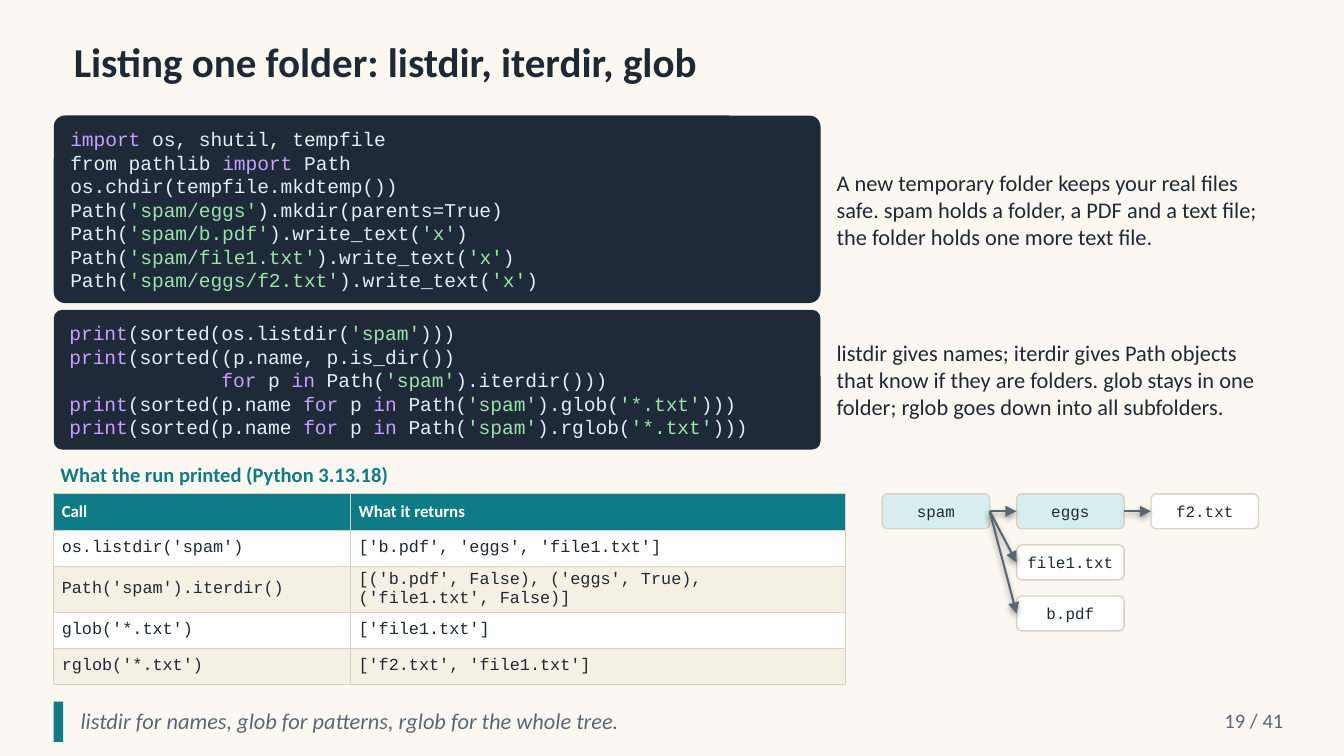
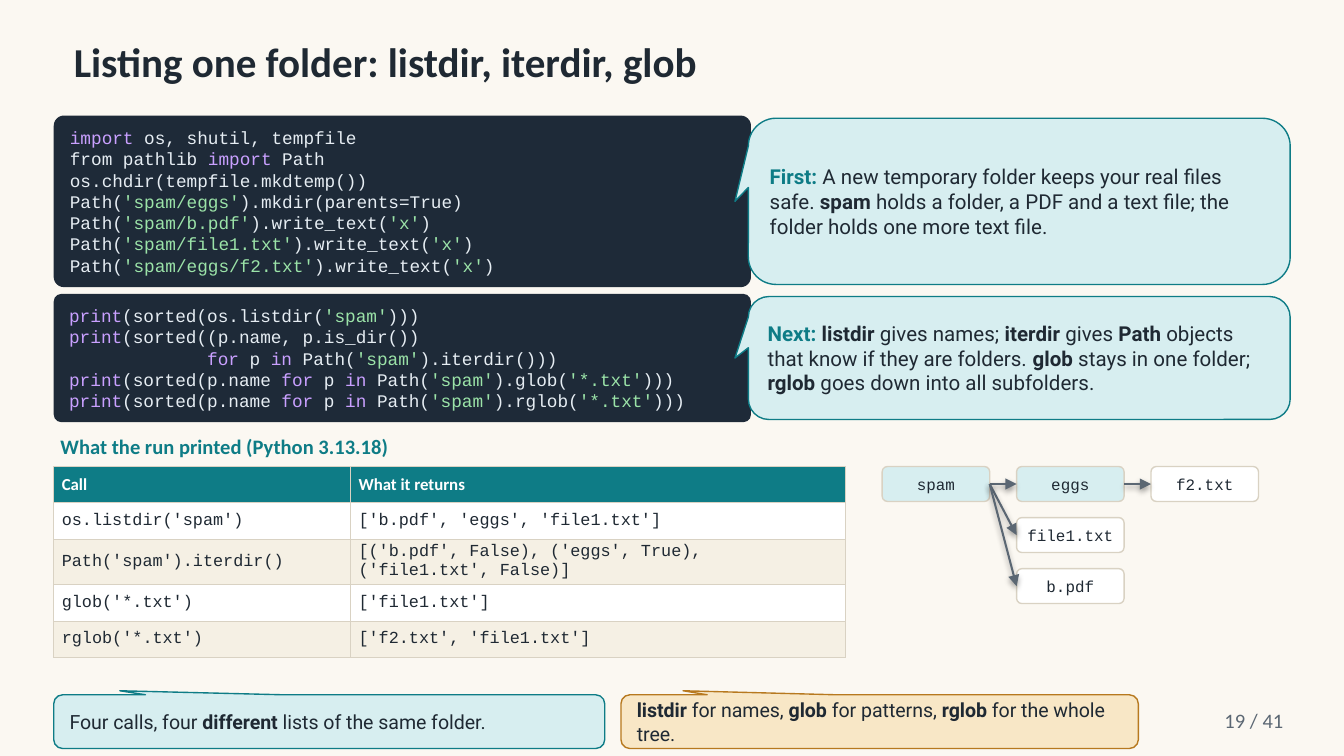
Before and after one commit to altunelyusuf/AdvancedProgrammingWithPython, a slide deck: slide 19 of 03-materials/ch11/SEN0414_Ch11_OrganizingFiles_3e_v3_0_0.pptx. Drawn at 1344x756 pixels with LibreOffice and Linux fonts; fonts in the diff are those of the drawing. Boxes give left, top, right and bottom in pixels: in the first picture for what was removed or moved away, otherwise in the second. Text is boxed around its words. In the diff, an @@ line names an element or a change of style, - is before the commit and + after.

```diff
--- a/03-materials/ch11/SEN0414_Ch11_OrganizingFiles_3e_v3_0_0.pptx
+++ b/03-materials/ch11/SEN0414_Ch11_OrganizingFiles_3e_v3_0_0.pptx
@@ rounded rectangle "import os, shutil, tempfile": place and size @@
-rounded rectangle "import os, shutil, tempfile" at <box>54,116,820,304</box>
+rounded rectangle "import os, shutil, tempfile" at <box>54,116,751,288</box>
@@ rounded rectangle "import os, shutil, tempfile" at <box>54,116,751,288</box>: size 10.5 to 9.5 pt @@
@@ rounded speech box "First: A new temporary folder ...": place and size @@
-rounded speech box "First: A new temporary folder ..." at <box>837,175,1256,245</box>
+rounded speech box "First: A new temporary folder ..." at <box>749,118,1290,285</box>
@@ rounded speech box "First: A new temporary folder ..." at <box>749,118,1290,285</box>: fill none to #D7EEF0; outline none to #0E7C86 0.75 pt @@
@@ text in rounded speech box at <box>770,168,1229,234</box>: text changed; size 12 to 11 pt; font Calibri to Roboto @@
-A new temporary folder keeps your real files safe. spam holds a folder, a PDF and a text file; the folder holds one more text file.
+First: A new temporary folder keeps your real files safe. spam holds a folder, a PDF and a text file; the folder holds one more text file.
@@ rounded rectangle "print(sorted(os.listdir('spam')))" at <box>54,294,751,422</box>: size 10.5 to 9.5 pt @@
@@ rounded rectangle "print(sorted(os.listdir('spam')))": place and size @@
-rounded rectangle "print(sorted(os.listdir('spam')))" at <box>54,310,820,450</box>
+rounded rectangle "print(sorted(os.listdir('spam')))" at <box>54,294,751,422</box>
@@ rounded speech box "Next: listdir gives names; iterdir ..." at <box>749,297,1290,419</box>: fill none to #D7EEF0; outline none to #0E7C86 0.75 pt @@
@@ rounded speech box "Next: listdir gives names; iterdir ...": place and size @@
-rounded speech box "Next: listdir gives names; iterdir ..." at <box>837,345,1254,419</box>
+rounded speech box "Next: listdir gives names; iterdir ..." at <box>749,297,1290,419</box>
@@ text in rounded speech box at <box>768,325,1251,395</box>: text changed; size 12 to 11 pt; font Calibri to Roboto @@
-listdir gives names; iterdir gives Path objects that know if they are folders. glob stays in one folder; rglob goes down into all subfolders.
+Next: listdir gives names; iterdir gives Path objects that know if they are folders. glob stays in one folder; rglob goes down into all subfolders.
@@ 5 rounded rectangles, 4 arrows, 1 text, 1 table: place and size @@
-5 rounded rectangles, 4 arrows, 1 text, 1 table at <box>54,467,1258,678</box>
+5 rounded rectangles, 4 arrows, 1 text, 1 table at <box>54,439,1258,651</box>
@@ rectangle removed at <box>54,702,63,742</box> @@
@@ rounded speech box added at <box>54,695,605,749</box>, fill #D7EEF0, outline #0E7C86 0.75 pt, 10.5 pt, text #1F2933 @@
+Four calls, four different lists of the same folder.
@@ rounded speech box "listdir for names, glob for ...": place and size @@
-rounded speech box "listdir for names, glob for ..." at <box>81,713,618,733</box>
+rounded speech box "listdir for names, glob for ..." at <box>621,695,1138,749</box>
@@ rounded speech box "listdir for names, glob for ..." at <box>621,695,1138,749</box>: size 12 to 10.5 pt, font Calibri to Roboto, text colour #5B6773 to #1F2933, italic off; bold on in "listdir glob rglob"; fill none to #F8E7C6; outline none to #B7791F 0.75 pt @@
```
Also in this commit, not shown: 30 other slides changed, 18 other files.
